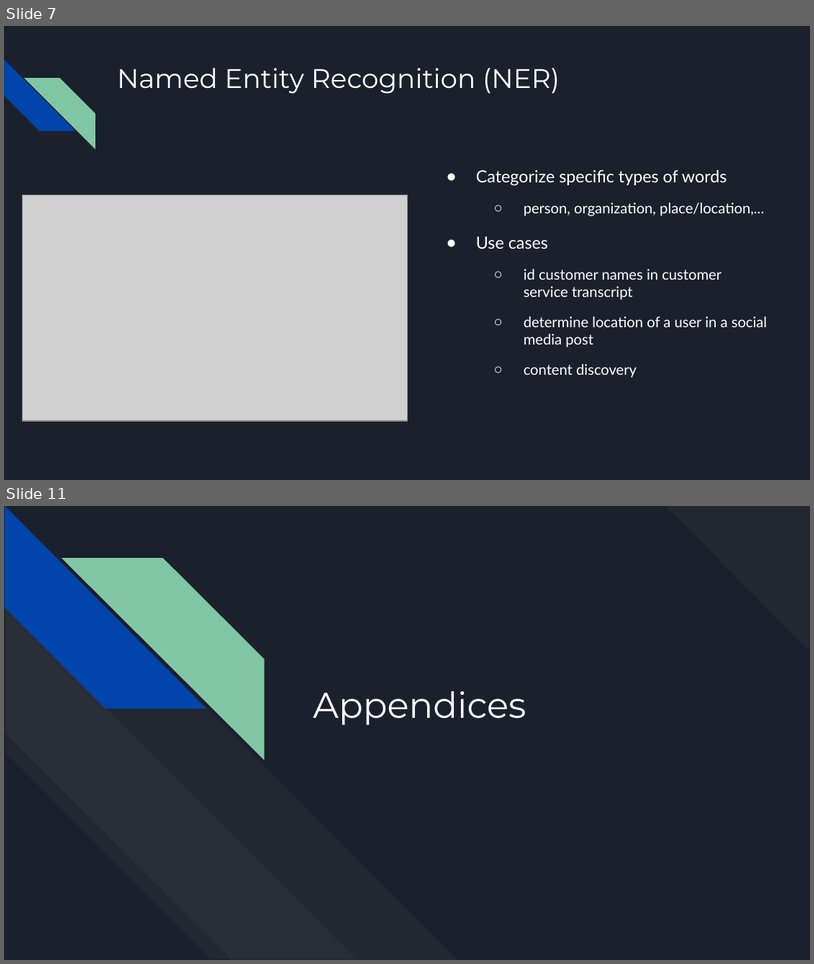
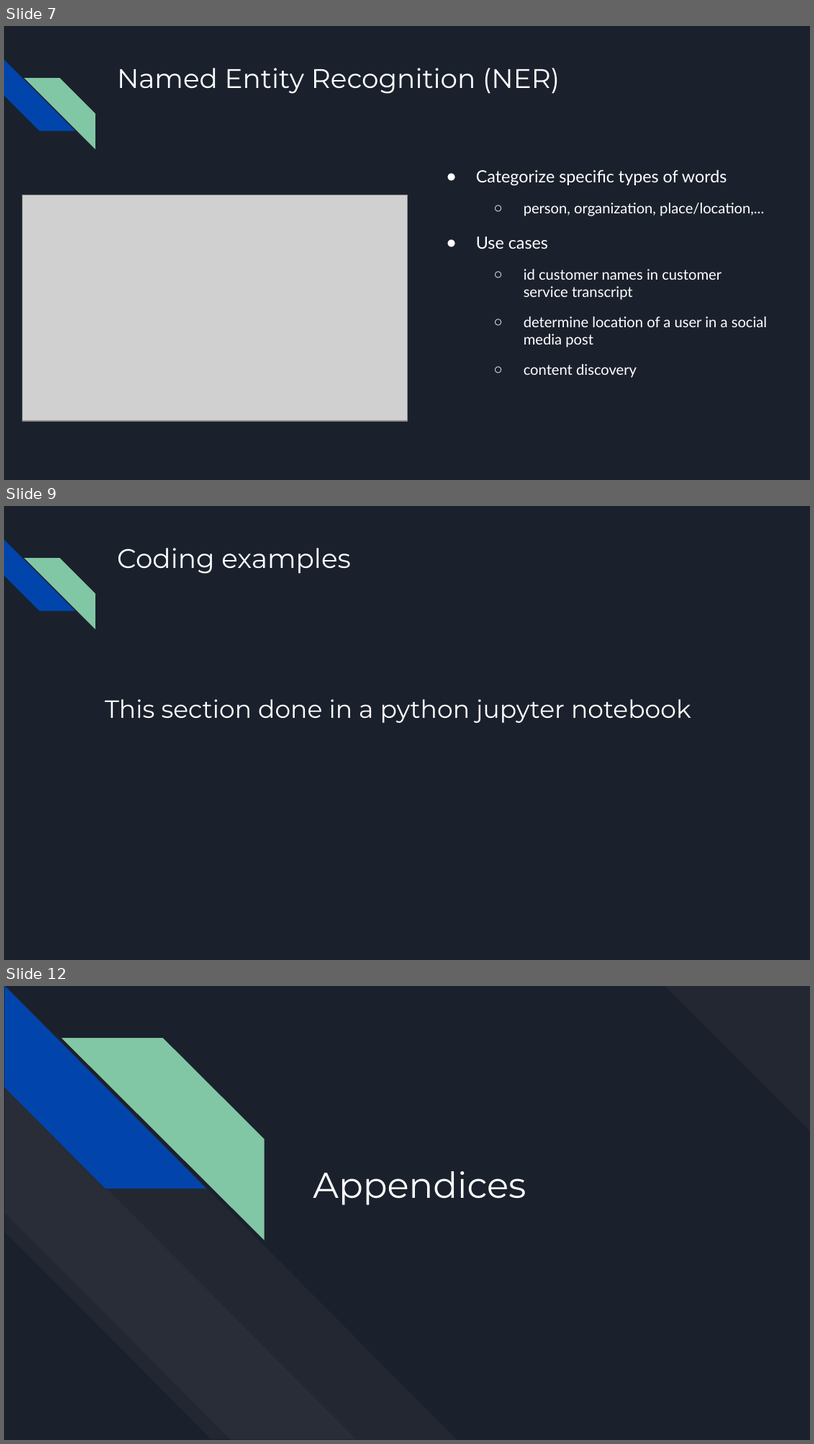
Before and after one commit to MichaelSzczepaniak/WordEmbeddings, a slide deck: word_embeddings_30min.odp. Shown one above the other, each under a label of ours: slides 7 and 11 before the commit, slides 7, 9 and 12 after it; the slides between them are not shown. The pictures are 814x964 and 814x1444 pixels, drawn with LibreOffice and Linux fonts; fonts in the diff are those of the drawing; grey boxes stand for pictures. Boxes give left, top, right and bottom in pixels: in the first picture for what was removed or moved away, otherwise in the second. Text is boxed around its words. In the diff, an @@ line names an element or a change of style, - is before the commit and + after.

```diff
--- a/word_embeddings_30min.odp
+++ b/word_embeddings_30min.odp
@@ slide 9 added at box(4, 506, 810, 960), background #1B212C; not listed: 2 template elements that a slide beside it also shows @@
@@ title added at box(117, 548, 350, 574), 24 pt, text #FFFFFF @@
+Coding examples
@@ title added at box(105, 699, 692, 723), 22.2 pt, text #FFFFFF @@
+This section done in a python jupyter notebook
@@ what was slide 11 is now slide 12 @@
```
Also in this commit, not shown: 2 slides changed, 3 other slides added, 3 slides removed.
